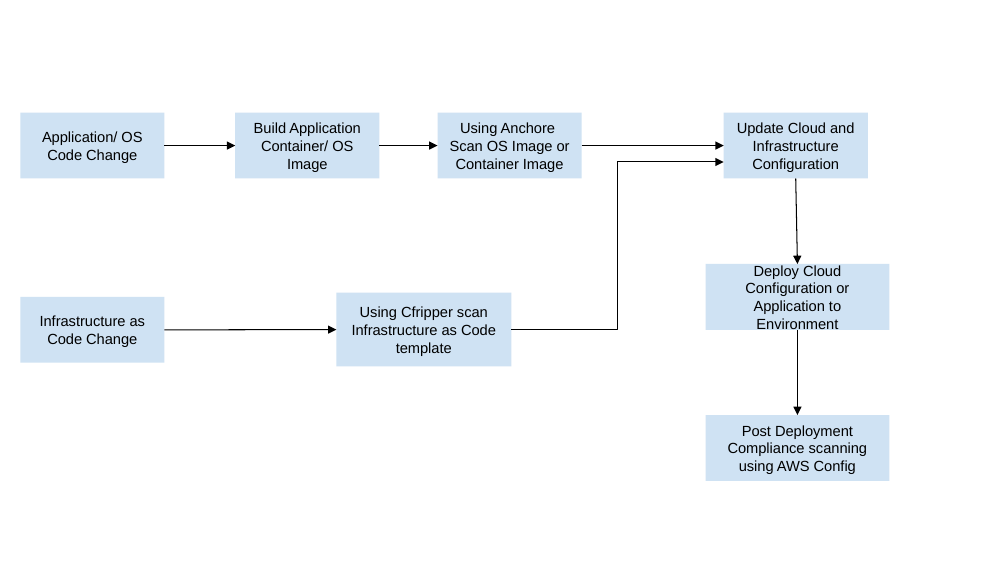
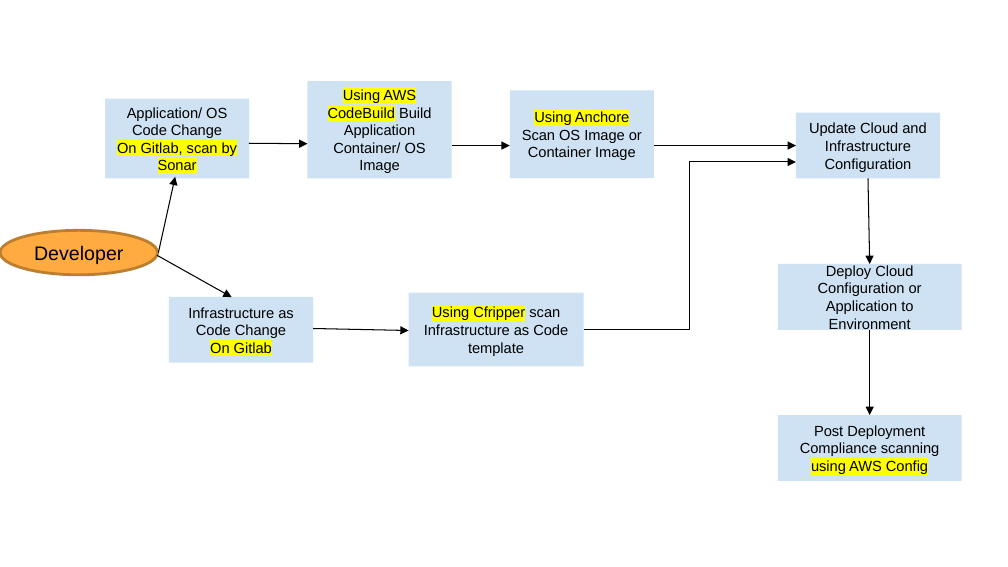
Before and after one commit to haint97/Securing-the-Recipe-Vault-Web-Application-Udacity-NanoDegree, a slide deck: slide 1 of Excercise5/DevOpsPipeline.pptx. Drawn at 1008x567 pixels with LibreOffice and Linux fonts; fonts in the diff are those of the drawing. Boxes give left, top, right and bottom in pixels: in the first picture for what was removed or moved away, otherwise in the second. Text is boxed around its words. In the diff, an @@ line names an element or a change of style, - is before the commit and + after.

```diff
--- a/Excercise5/DevOpsPipeline.pptx
+++ b/Excercise5/DevOpsPipeline.pptx
@@ rectangle "Using AWS CodeBuild Build Application ...": place and size @@
-rectangle "Using AWS CodeBuild Build Application ..." at box(235, 113, 379, 178)
+rectangle "Using AWS CodeBuild Build Application ..." at box(307, 82, 452, 179)
@@ text in rectangle at box(328, 89, 431, 173): text changed @@
-Build Application Container/ OS Image
+Using AWS CodeBuild Build Application Container/ OS Image
@@ rectangle "Application/ OS Code Change": place and size @@
-rectangle "Application/ OS Code Change" at box(20, 113, 164, 178)
+rectangle "Application/ OS Code Change" at box(105, 99, 249, 178)
@@ rectangle "Using Anchore Scan OS Image ...": place and size @@
-rectangle "Using Anchore Scan OS Image ..." at box(437, 113, 582, 178)
+rectangle "Using Anchore Scan OS Image ..." at box(510, 91, 654, 178)
@@ rectangle "Using Anchore Scan OS Image ..." at box(510, 91, 654, 178): highlight none to #FFFF00 in "Using Anchore" @@
@@ text in rectangle at box(117, 142, 237, 170): paragraph added @@
+On Gitlab, scan by Sonar
@@ arrow moved from (164, 145) - (235, 145) to (249, 143) - (307, 144) @@
@@ 3 arrows, 1 elbow arrow: place and size @@
-3 arrows, 1 elbow arrow at box(379, 145, 797, 415)
+3 arrows, 1 elbow arrow at box(452, 145, 870, 415)
@@ 4 rectangles, 1 arrow: place and size @@
-4 rectangles, 1 arrow at box(337, 113, 889, 481)
+4 rectangles, 1 arrow at box(408, 113, 962, 481)
@@ arrow added from (158, 253) to (175, 176), #000000 0.75 pt @@
@@ ellipse added at box(0, 230, 157, 274), fill #FFAB40, outline #BD7F2F 2 pt, 14 pt, text #000000 @@
+Developer
@@ arrow added from (157, 255) to (232, 297), #000000 0.75 pt @@
@@ rectangle "Infrastructure as Code Change": place and size @@
-rectangle "Infrastructure as Code Change" at box(20, 297, 164, 363)
+rectangle "Infrastructure as Code Change" at box(169, 297, 313, 363)
@@ rectangle "Using Cfripper scan Infrastructure as ..." at box(408, 292, 584, 366): highlight none to #FFFF00 in "Using Cfripper" @@
@@ arrow moved from (164, 330) - (337, 330) to (313, 329) - (408, 331) @@
@@ text in rectangle at box(210, 342, 272, 353): paragraph added @@
+On Gitlab
@@ rectangle "Post Deployment Compliance scanning using ..." at box(778, 415, 962, 481): highlight none to #FFFF00 in "using AWS Config" @@
```
Also in this commit, not shown: 1 other file.
